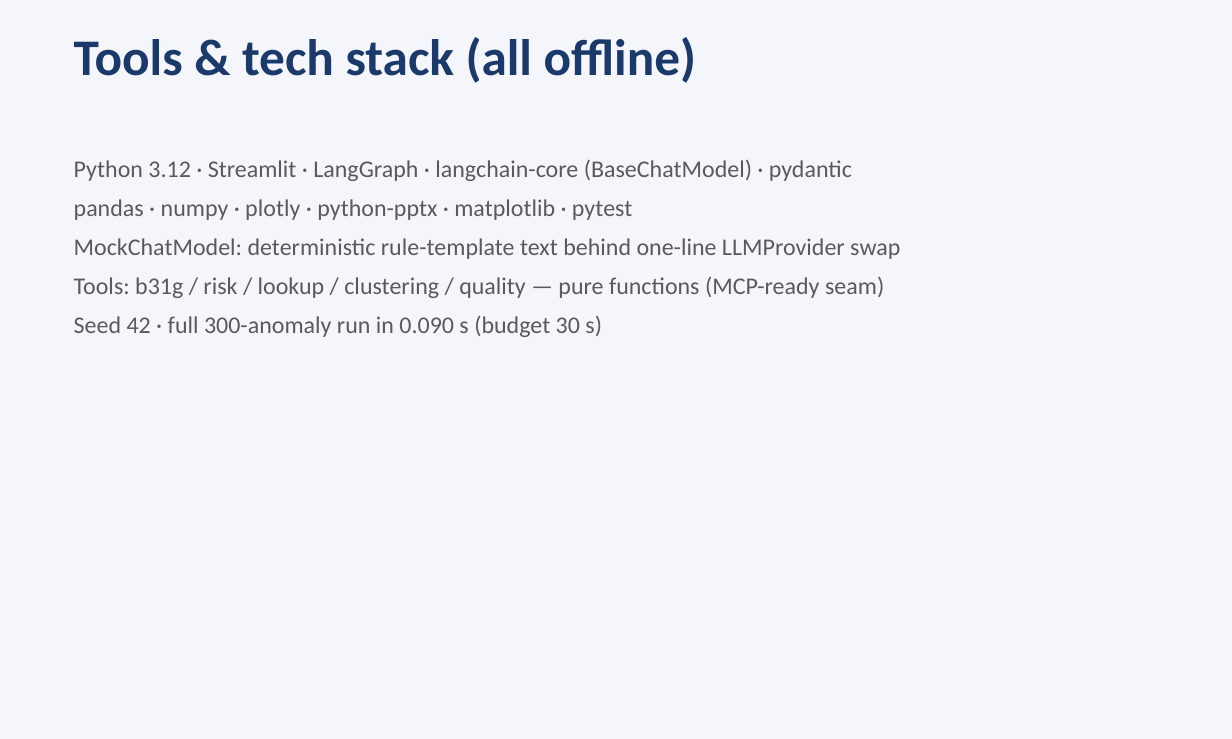
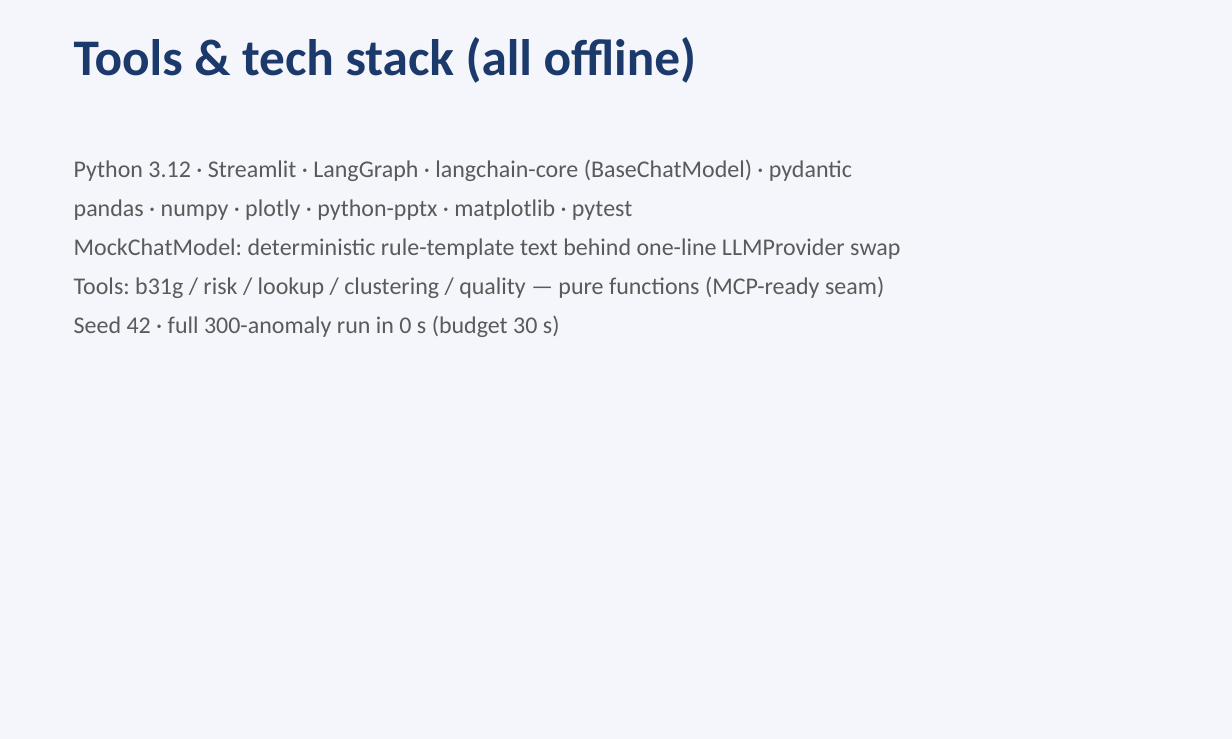
Before and after one commit to DeltaN04/Pipeline-Corrosion-Guard, a slide deck: slide 8 of presentation.pptx. Drawn at 1232x739 pixels with LibreOffice and Linux fonts; fonts in the diff are those of the drawing. Boxes give left, top, right and bottom in pixels: in the first picture for what was removed or moved away, otherwise in the second. Text is boxed around its words. In the diff, an @@ line names an element or a change of style, - is before the commit and + after.

```diff
--- a/presentation.pptx
+++ b/presentation.pptx
@@ text at (74,315,560,337): text changed @@
-Seed 42 · full 300-anomaly run in 0.090 s (budget 30 s)
+Seed 42 · full 300-anomaly run in 0 s (budget 30 s)
```
Also in this commit, not shown: 5 other slides changed, 13 other files.
